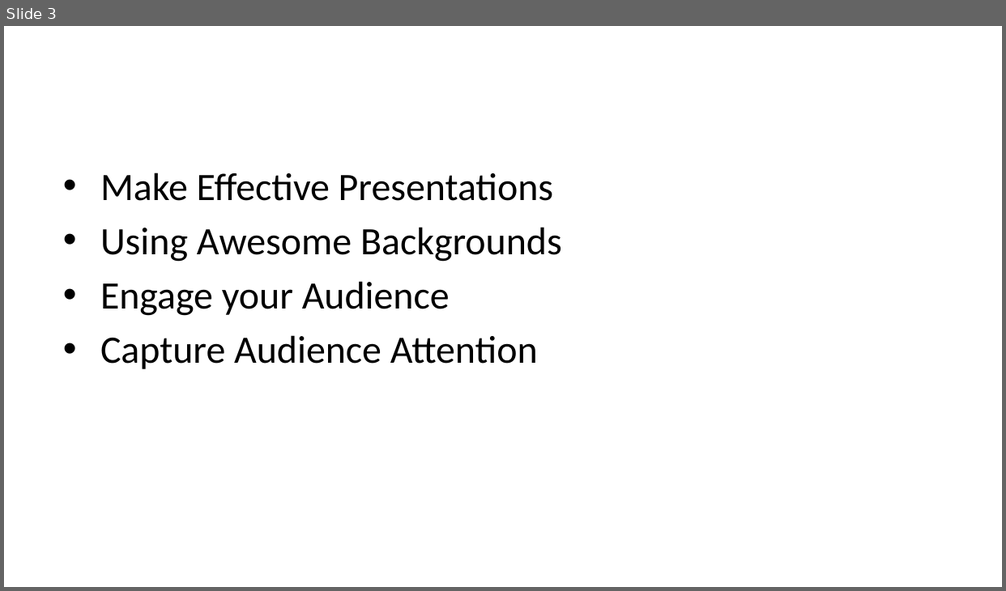
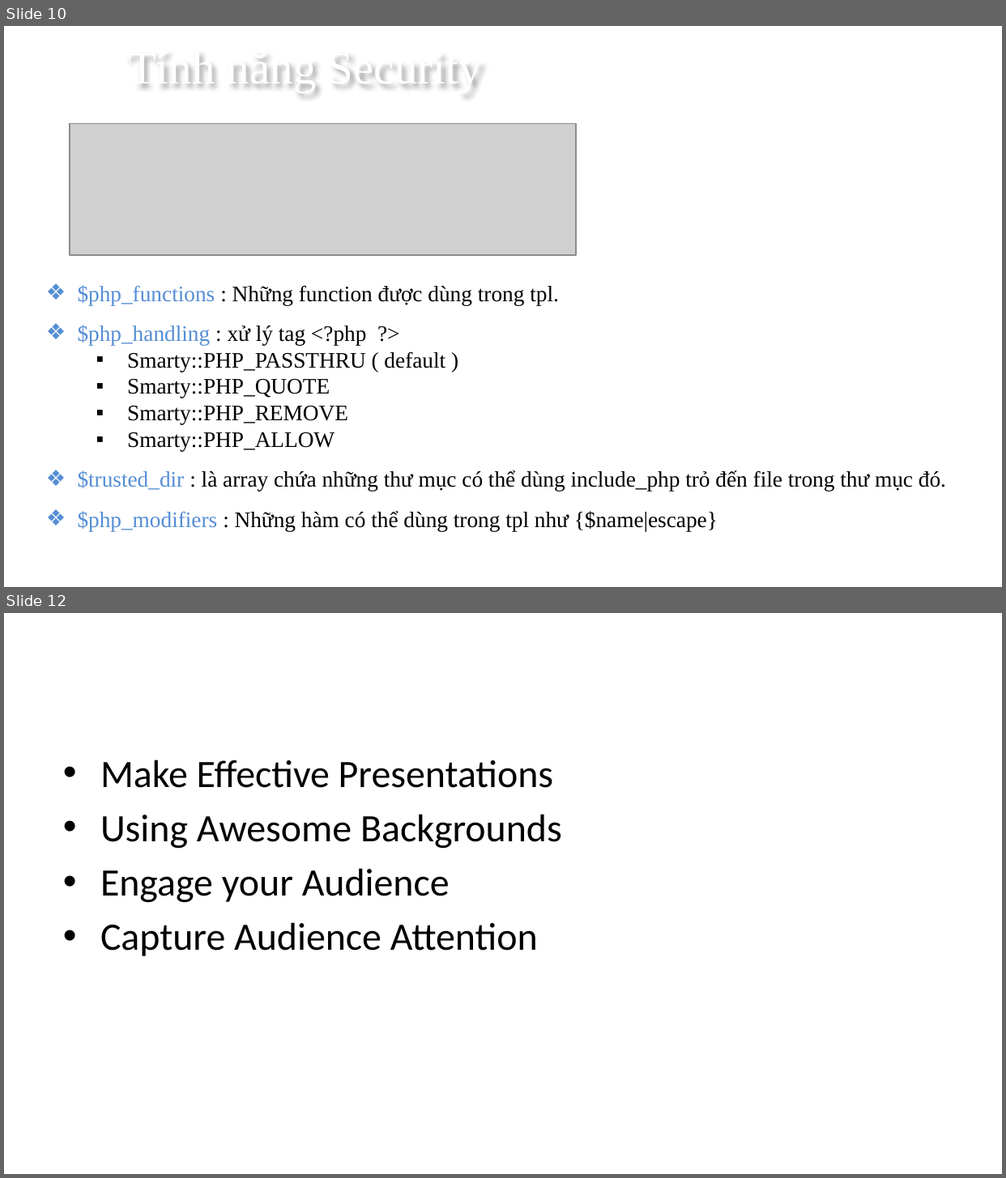
Before and after one commit to norihood/nihongo, a slide deck: PP dep/Mau_PowerPoint_Dep/smarty.pptx. Shown one above the other, each under a label of ours: slide 3 before the commit, slides 10 and 12 after it; the slides between them are not shown. The pictures are 1006x591 and 1006x1178 pixels, drawn with LibreOffice and Linux fonts; fonts in the diff are those of the drawing; grey boxes stand for pictures; background and template pictures are left out. Boxes give left, top, right and bottom in pixels: in the first picture for what was removed or moved away, otherwise in the second. Text is boxed around its words. In the diff, an @@ line names an element or a change of style, - is before the commit and + after.

Commit message:
add ppt

```diff
--- a/PP dep/Mau_PowerPoint_Dep/smarty.pptx
+++ b/PP dep/Mau_PowerPoint_Dep/smarty.pptx
@@ slide 10 added at (4, 26, 1002, 587), background picture (left out) @@
@@ text added at (128, 56, 482, 92), 33.3 pt, text #FFFFFF @@
+Tính năng Security
@@ picture added at (70, 124, 576, 255) @@
@@ text added at (78, 285, 946, 531), 16 pt, text #000000 @@
+❖ $php_functions : Những function được dùng trong tpl.
+❖ $php_handling : xử lý tag <?php ?>
+  ▪ Smarty::PHP_PASSTHRU ( default )
+  ▪ Smarty::PHP_QUOTE
+  ▪ Smarty::PHP_REMOVE
+  ▪ Smarty::PHP_ALLOW
+❖ $trusted_dir : là array chứa những thư mục có thể dùng include_php trỏ đến file trong thư mục đó.
+❖ $php_modifiers : Những hàm có thể dùng trong tpl như {$name|escape}
@@ what was slide 3 is now slide 12 @@
```
Also in this commit, not shown: 1 slide changed, 8 other slides added, 1 other file.
